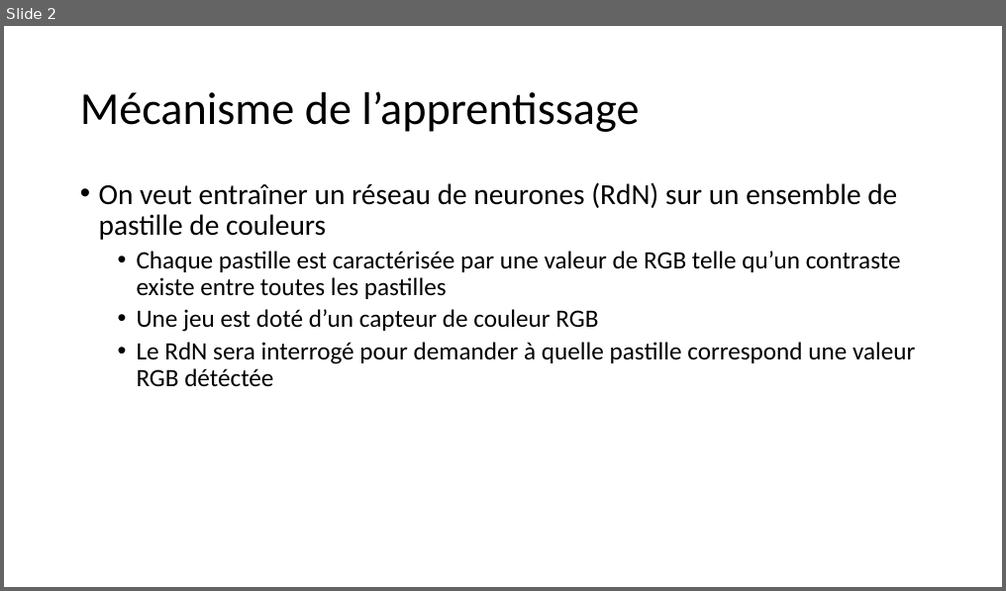
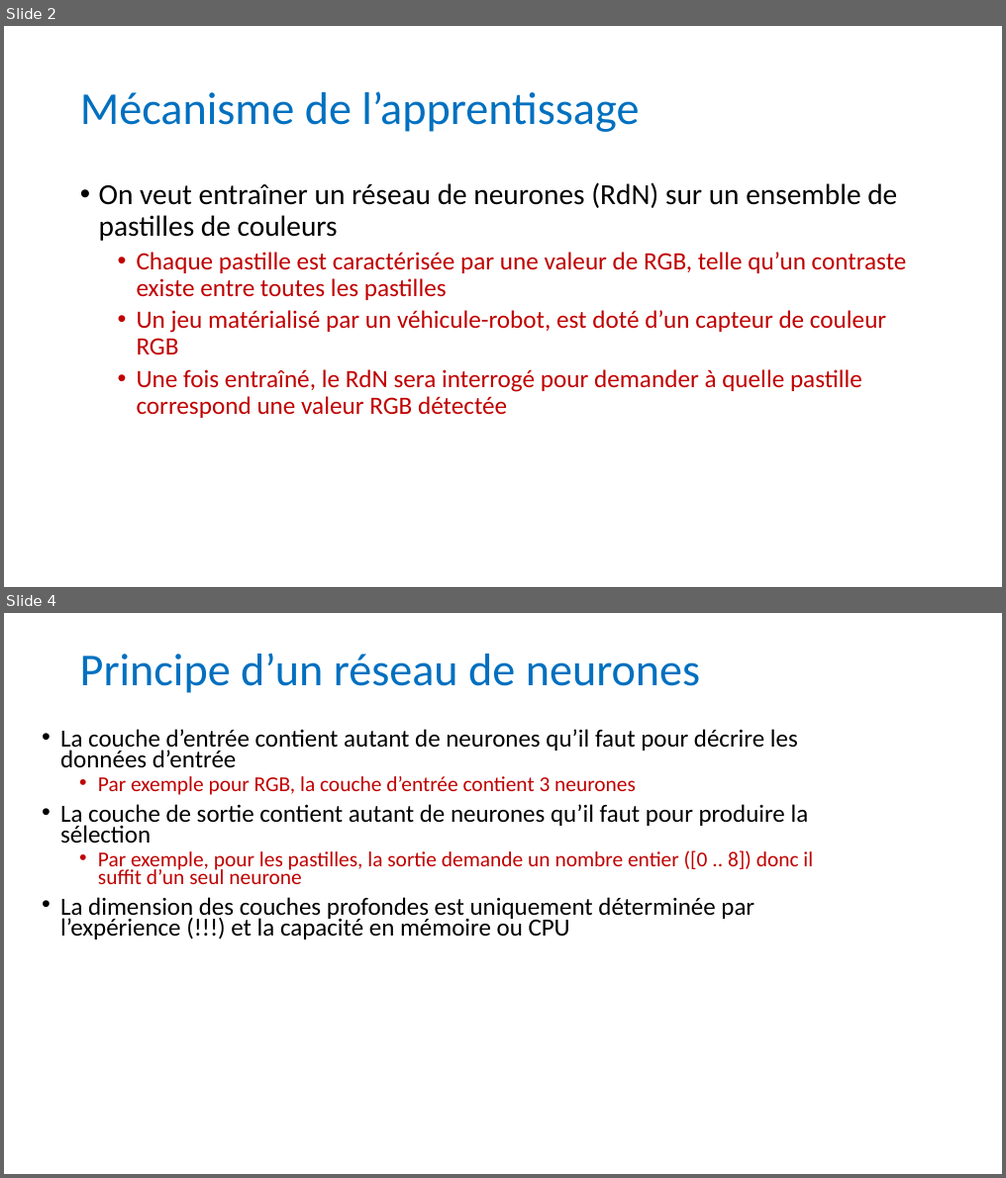
Before and after one commit to anumby-source/RobotServiceJeunesse2023, a slide deck: TCS34725/Apprentissage pour Les pastilles.pptx. Shown one above the other, each under a label of ours: slide 2 before the commit, slides 2 and 4 after it; the slides between them are not shown. The pictures are 1006x591 and 1006x1178 pixels, drawn with LibreOffice and Linux fonts; fonts in the diff are those of the drawing. Boxes give left, top, right and bottom in pixels: in the first picture for what was removed or moved away, otherwise in the second. Text is boxed around its words. In the diff, an @@ line names an element or a change of style, - is before the commit and + after.

Commit message:
Deuxième version de la présentation pédagogique sur le Réseau de Neurones tuile.py> dessin des tuiles qwirqle en python

```diff
--- a/TCS34725/Apprentissage pour Les pastilles.pptx
+++ b/TCS34725/Apprentissage pour Les pastilles.pptx
@@ slide 4 added at box(4, 613, 1002, 1174), background #FFFFFF @@
@@ text added at box(80, 653, 700, 693), 44 pt, text #0070C0 @@
+Principe d’un réseau de neurones
@@ text added at box(60, 729, 813, 940), 23.8 pt, text #000000 @@
+• La couche d’entrée contient autant de neurones qu’il faut pour décrire les données d’entrée
+  • Par exemple pour RGB, la couche d’entrée contient 3 neurones
+• La couche de sortie contient autant de neurones qu’il faut pour produire la sélection
+  • Par exemple, pour les pastilles, la sortie demande un nombre entier ([0 .. 8]) donc il suffit d’un seul neurone
+• La dimension des couches profondes est uniquement déterminée par l’expérience (!!!) et la capacité en mémoire ou CPU
@@ slide 2 changed as well @@
@@ title "Mécanisme de l’apprentissage" at box(80, 91, 639, 132): text colour #000000 to #0070C0 @@
@@ text at box(99, 182, 907, 418): text changed; text colour #000000 to #C00000 @@
-• On veut entraîner un réseau de neurones (RdN) sur un ensemble de pastille de couleurs
-  • Chaque pastille est caractérisée par une valeur de RGB telle qu’un contraste existe entre toutes les pastilles
-  • Une jeu est doté d’un capteur de couleur RGB
-  • Le RdN sera interrogé pour demander à quelle pastille correspond une valeur RGB détéctée
+• On veut entraîner un réseau de neurones (RdN) sur un ensemble de pastilles de couleurs
+  • Chaque pastille est caractérisée par une valeur de RGB, telle qu’un contraste existe entre toutes les pastilles
+  • Un jeu matérialisé par un véhicule-robot, est doté d’un capteur de couleur RGB
+  • Une fois entraîné, le RdN sera interrogé pour demander à quelle pastille correspond une valeur RGB détectée
```
Also in this commit, not shown: 10 other slides changed, 2 other slides added, 1 other file.
